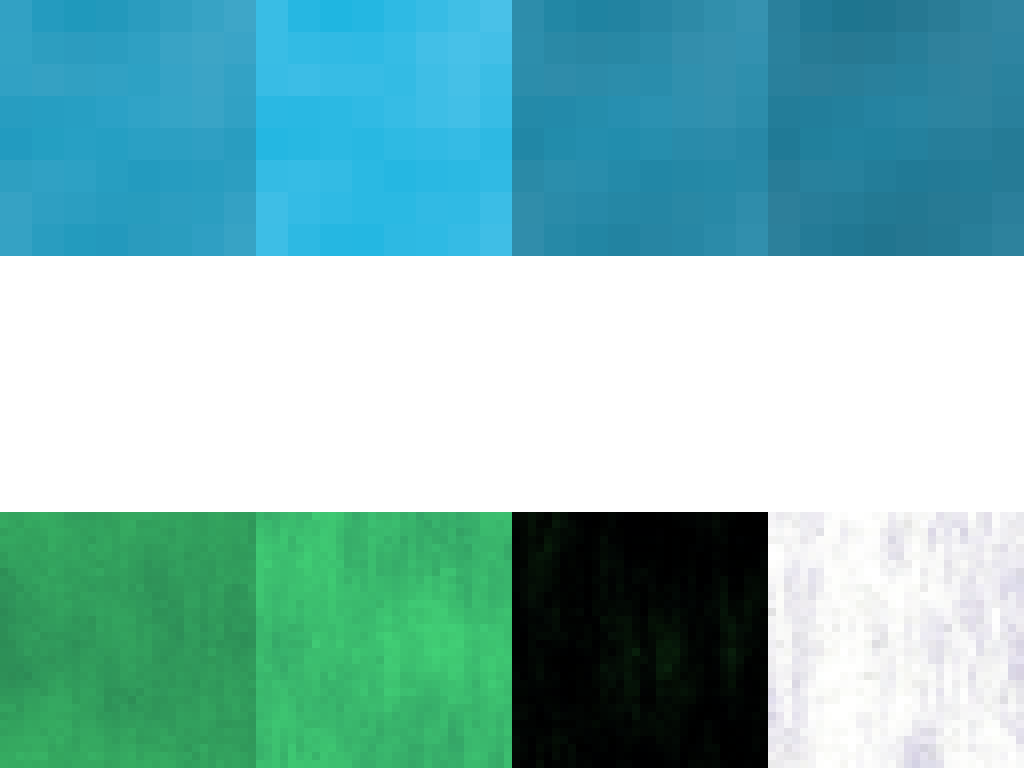
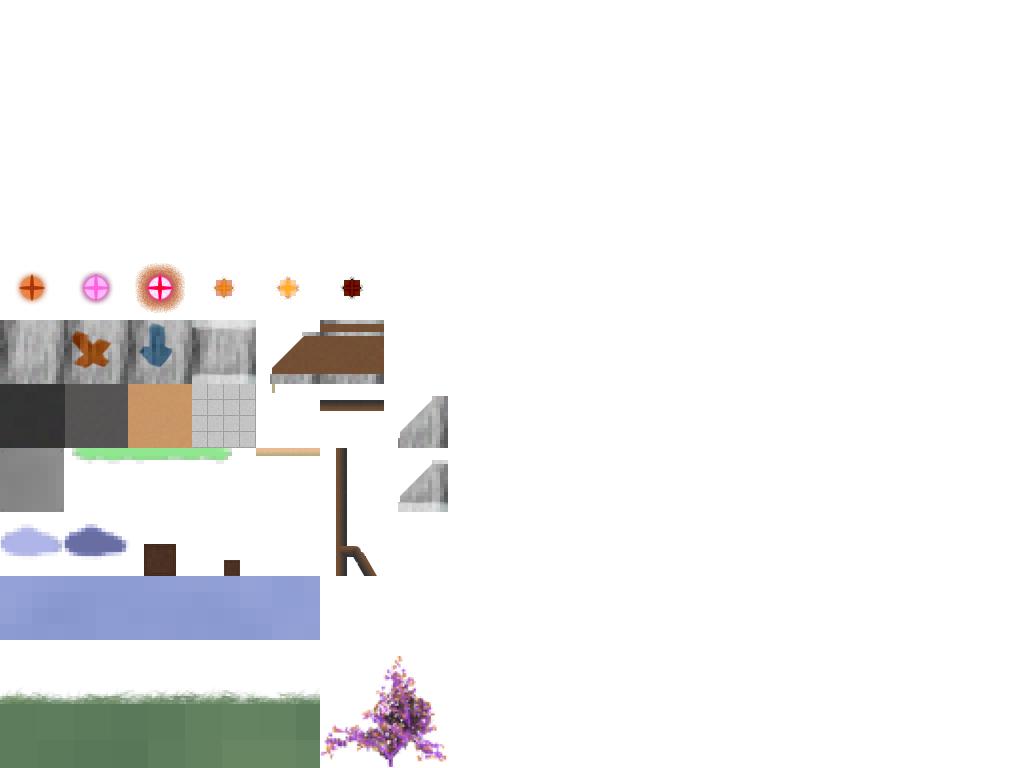
Layer changes from the first w=1024, h=768 image to the second:
added group "powerups" with 6 layers above "indoors" over <box>14,270,364,306</box>
renamed "Grounds" to "indoors", moved it above "outdoors" over <box>0,320,1024,768</box>
removed layer "Snow" (1st of 2, in "Grounds") from group "Grounds" over <box>768,512,1024,768</box>
added layer "steel_painted" in group "indoors" over <box>192,320,256,384</box>
added layer "steel_down" in group "indoors" over <box>128,320,192,384</box>
added layer "steel_wall" in group "indoors" over <box>0,320,384,384</box>
renamed "Dark Woods" to "Layer 2", painted on it over <box>192,384,768,768</box>
renamed "Morning Grass" to "wall_biolab", painted on it over <box>0,384,256,768</box>
renamed "Afternoon Grass" to "wall_light", painted on it over <box>64,384,512,768</box>
removed group "Non-Pixelated" (4 layers) from group "Grounds" over <box>0,512,1024,768</box>
removed layer "Snow" (2nd of 2, in "Grounds" › "Non-Pixelated") from group "Non-Pixelated" over <box>768,512,1024,768</box>
removed layer "Dark Woods" (2nd of 2, in "Grounds" › "Non-Pixelated") from group "Non-Pixelated" over <box>512,512,768,768</box>
removed layer "Morning Grass" (2nd of 2, in "Grounds" › "Non-Pixelated") from group "Non-Pixelated" over <box>0,512,256,768</box>
renamed "Afternoon Grass" to "ground", moved it into group "indoors", painted on it over <box>0,448,512,768</box>
removed layer "Background" over <box>0,0,1024,768</box>
renamed "Morning" to "cloud_stormy", painted on it over <box>0,0,256,560</box>
renamed "Night" to "cloud", moved it above "grass", painted on it over <box>0,0,1024,560</box>
added layer "grass" in group "outdoors" over <box>0,686,320,768</box>
renamed "Afternoon" to "bush", painted on it over <box>256,0,512,767</box>
removed layer "Evening" from group "Skies" over <box>512,0,768,256</box>
added layer "sky" in group "outdoors" over <box>0,576,320,640</box>
…and 20 more changes (20 added)
